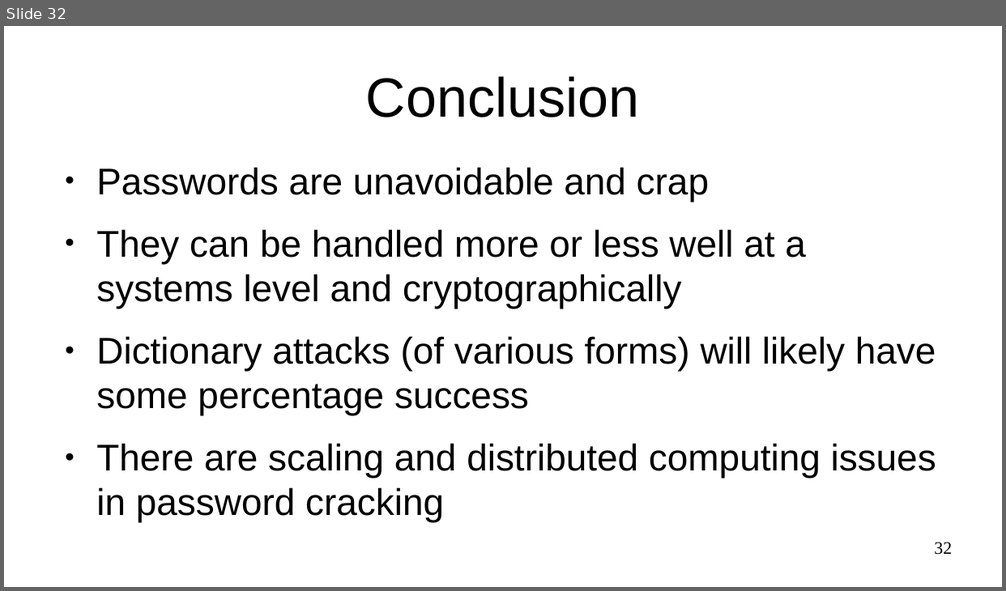
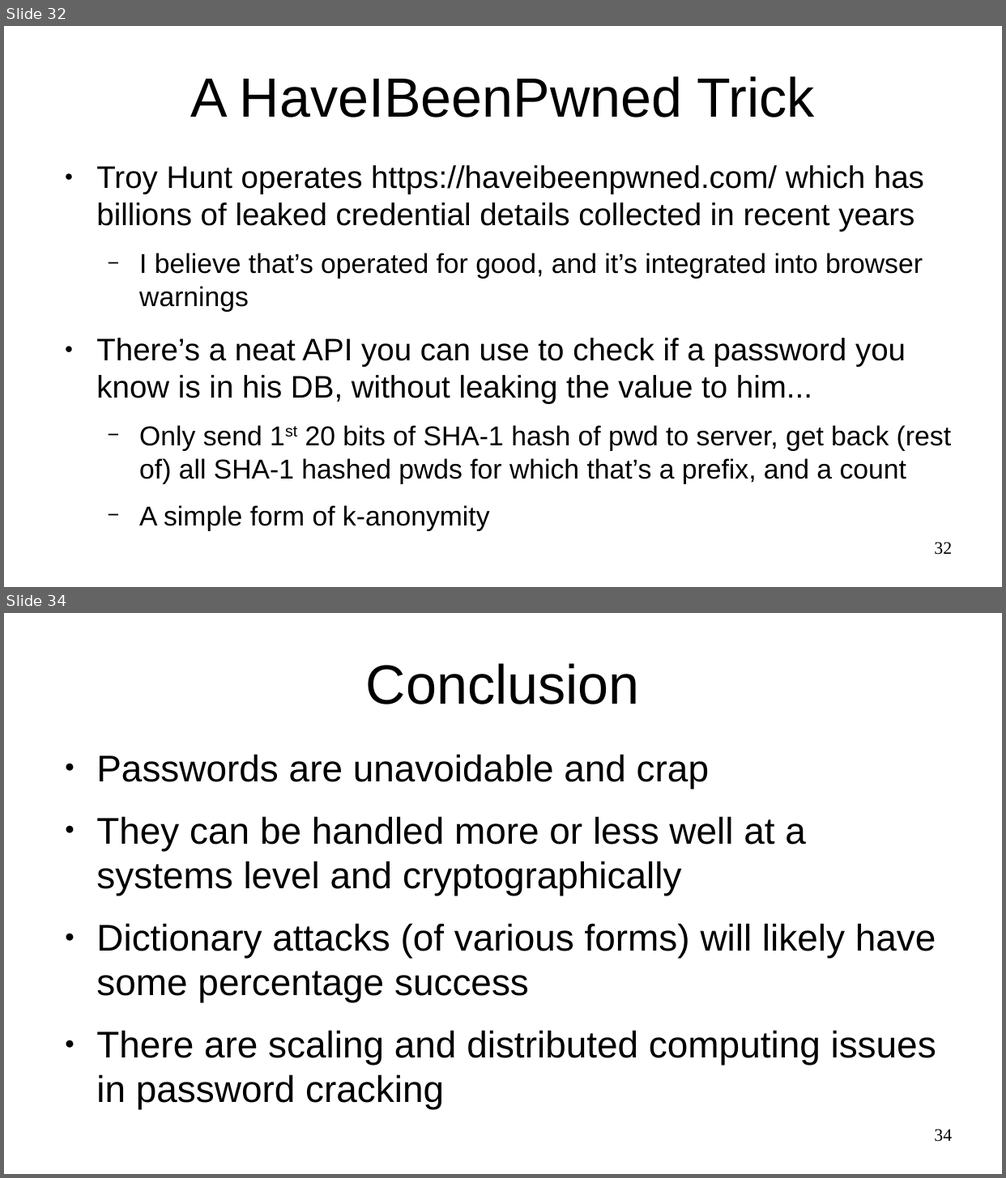
Before and after one commit to sftcd/cs7053, a slide deck: 2024lectures/03-passwords.odp. Shown one above the other, each under a label of ours: slide 32 before the commit, slides 32 and 34 after it; the slides between them are not shown. The pictures are 1006x591 and 1006x1178 pixels, drawn with LibreOffice and Linux fonts; fonts in the diff are those of the drawing. Boxes give left, top, right and bottom in pixels: in the first picture for what was removed or moved away, otherwise in the second. Text is boxed around its words. In the diff, an @@ line names an element or a change of style, - is before the commit and + after.

```diff
--- a/2024lectures/03-passwords.odp
+++ b/2024lectures/03-passwords.odp
@@ slide 32 added at [4, 26, 1002, 587], background #FFFFFF @@
@@ title added at [190, 76, 814, 118], 44 pt, text #000000 @@
+A HaveIBeenPwned Trick
@@ text added at [96, 165, 951, 484], 21.7 pt, text #000000 @@
+● Troy Hunt operates https://haveibeenpwned.com/ which has billions of leaked credential details collected in recent years
+  − I believe that’s operated for good, and it’s integrated into browser warnings
+● There’s a neat API you can use to check if a password you know is in his DB, without leaking the value to him...
+  − Only send 1st 20 bits of SHA-1 hash of pwd to server, get back (rest of) all SHA-1 hashed pwds for which that’s a prefix, and a count
+  − A simple form of k-anonymity
@@ page number added at [934, 542, 952, 555], 14 pt, text #000000 @@
+32
@@ what was slide 32 is now slide 34 @@
@@ page number at [934, 1129, 952, 1142]: text changed @@
-32
+34
```
Also in this commit, not shown: 1 other slide added, 2 other files.
